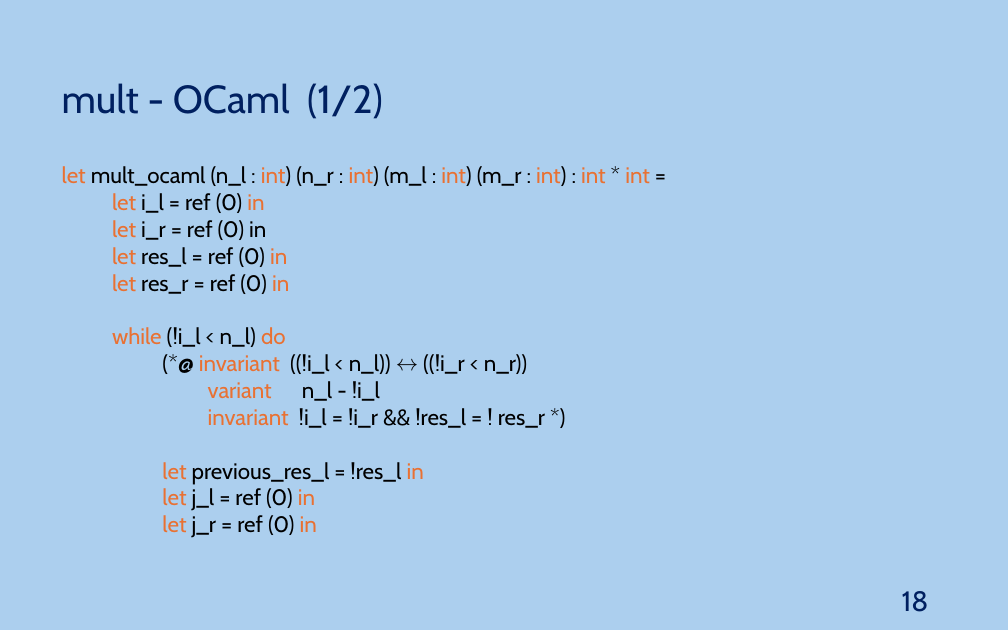
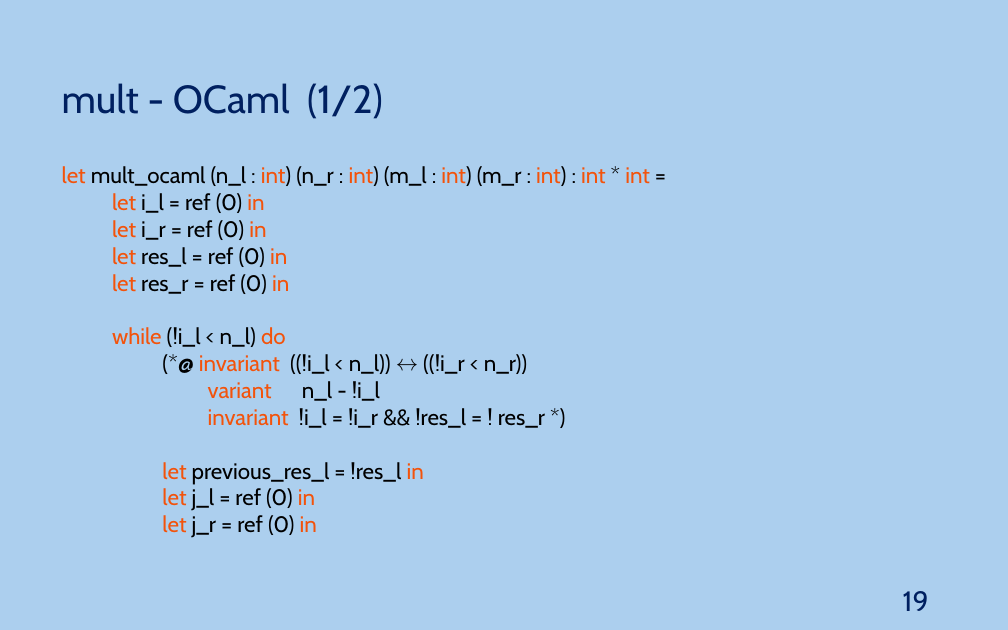
Before and after one commit to JoaoNini75/MasterThesis, a slide deck: slide 19 of tese/presentation/Ap Tese.pptx (slide 18 before the commit). Drawn at 1008x630 pixels with LibreOffice and Linux fonts; fonts in the diff are those of the drawing. Boxes give left, top, right and bottom in pixels: in the first picture for what was removed or moved away, otherwise in the second. Text is boxed around its words. In the diff, an @@ line names an element or a change of style, - is before the commit and + after.

```diff
--- a/tese/presentation/Ap Tese.pptx
+++ b/tese/presentation/Ap Tese.pptx
@@ text "let mult_ocaml (n_l : int) ..." at box(62, 166, 650, 538): text colour #E97132 to #F3530B in "let int) int) int) int) int int", "let in", "let", "let in" and 8 more places; text colour #000000 to #F3530B in "in" @@
@@ page number at box(903, 591, 929, 611): text changed @@
-18
+19
```
Also in this commit, not shown: 10 other slides changed, 2 slides added, 1 slide removed.
